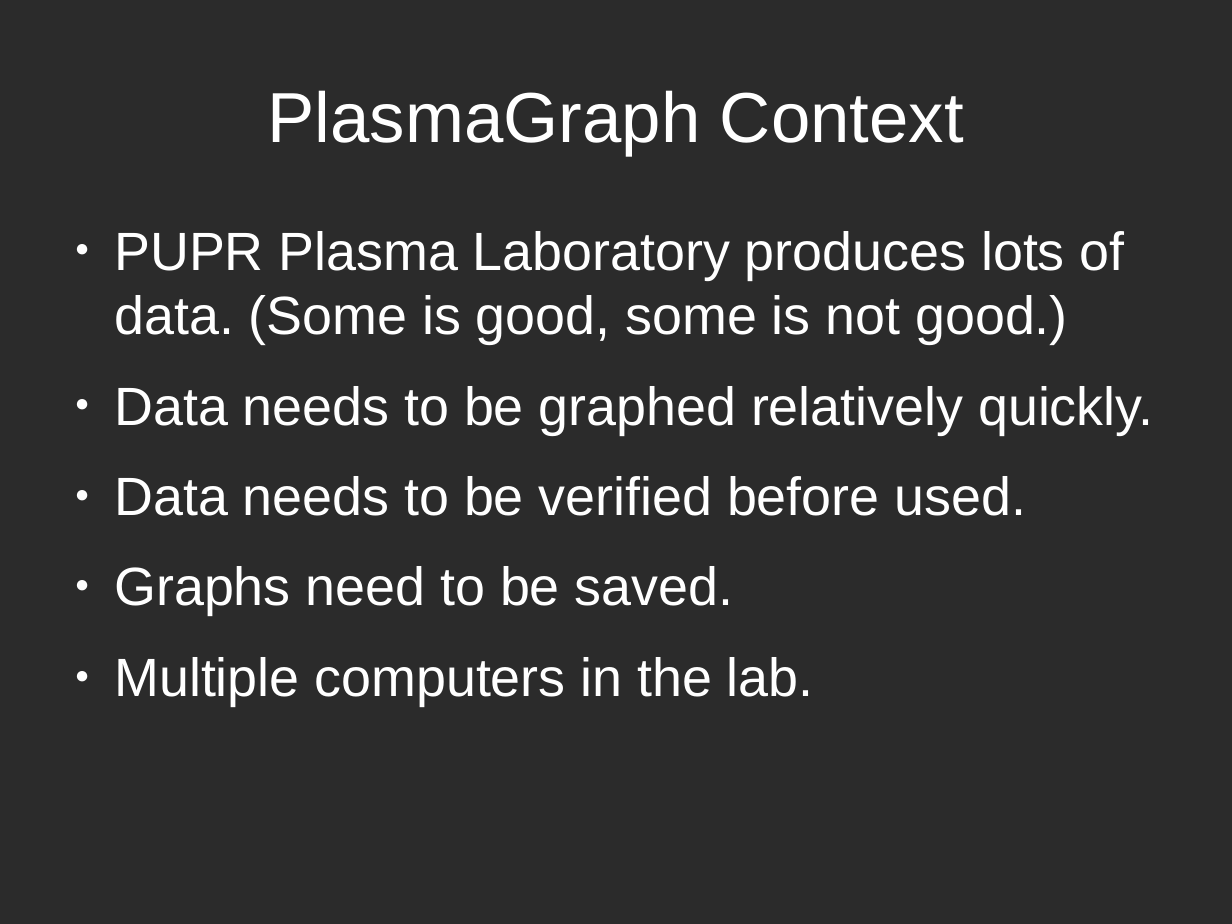
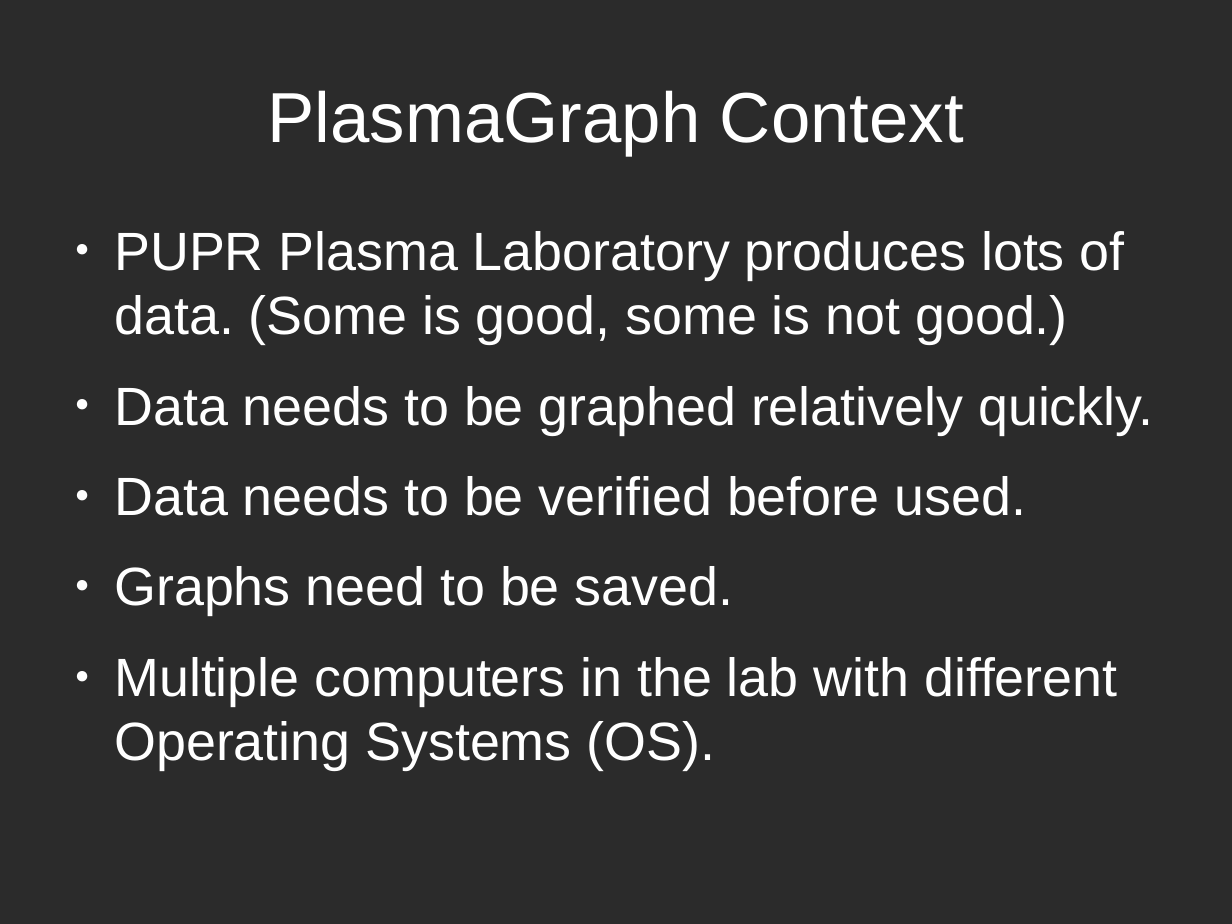
Before and after one commit to plasmavisgroup/PlasmaGraph, a slide deck: slide 3 of specs/Presentaciones/Presentacion de Mitad/Mid-Project Presentation.odp. Drawn at 1232x924 pixels with LibreOffice and Linux fonts; fonts in the diff are those of the drawing; background and template pictures are left out; a plain dark background stands for a picture behind light text. Boxes give left, top, right and bottom in pixels: in the first picture for what was removed or moved away, otherwise in the second. Text is boxed around its words. In the diff, an @@ line names an element or a change of style, - is before the commit and + after.

```diff
--- a/specs/Presentaciones/Presentacion de Mitad/Mid-Project Presentation.odp
+++ b/specs/Presentaciones/Presentacion de Mitad/Mid-Project Presentation.odp
@@ text at (x1=114, y1=657, x2=1117, y2=770): text changed @@
-● Multiple computers in the lab.
+● Multiple computers in the lab with different Operating Systems (OS).
```
Also in this commit, not shown: 5 other slides changed, 5 slides added, 26 other files.
